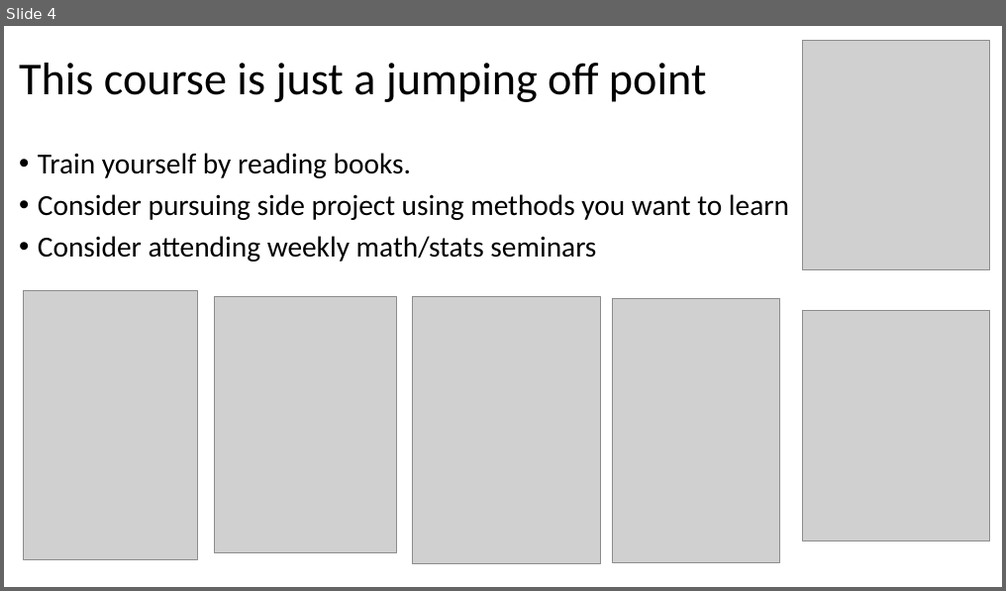
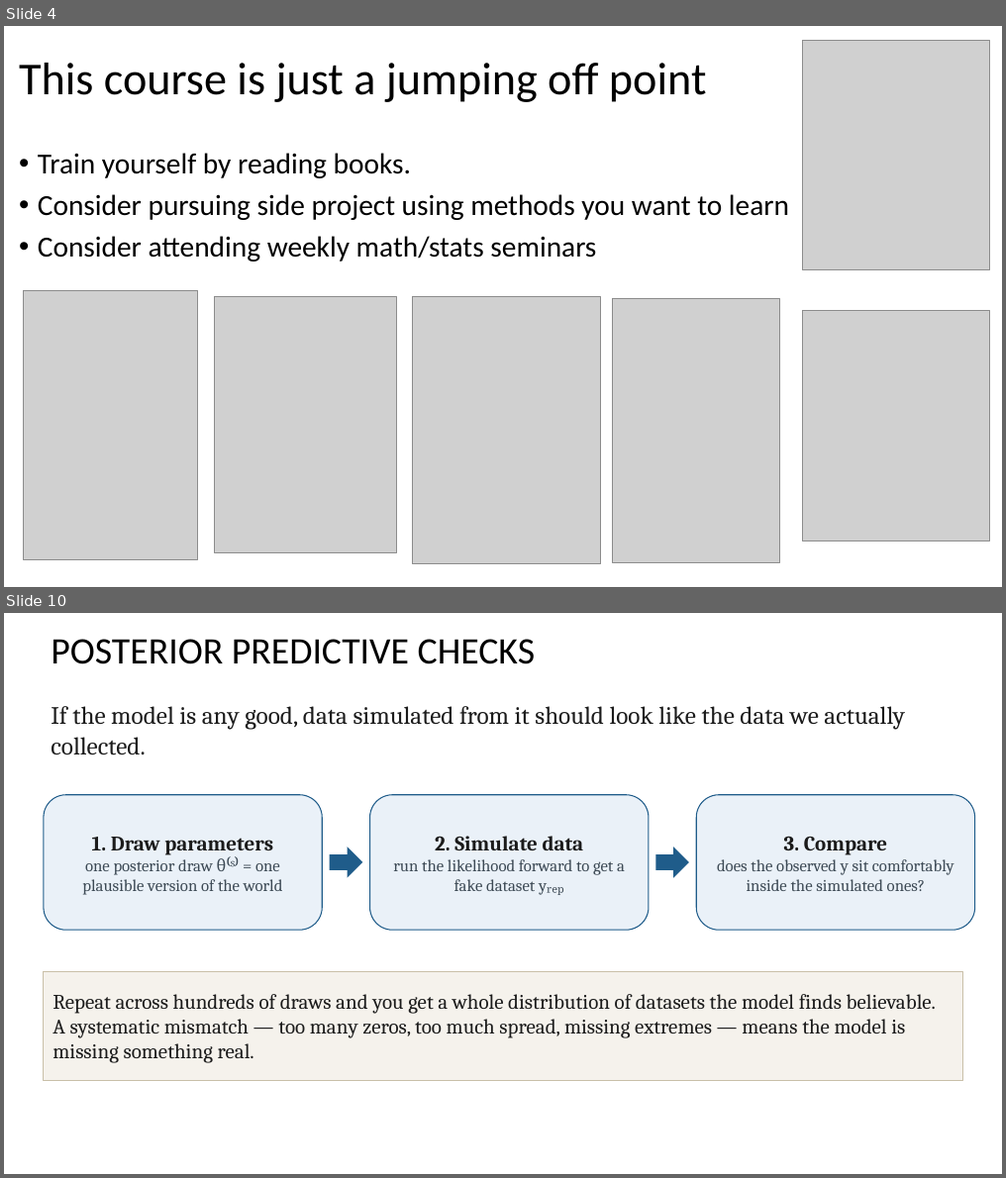
Before and after one commit to taaltree/FW536, a slide deck: Day5_BayesII/FW536_Day5_BayesII.pptx. Shown one above the other, each under a label of ours: slide 4 before the commit, slides 4 and 10 after it; the slides between them are not shown. The pictures are 1006x591 and 1006x1178 pixels, drawn with LibreOffice and Linux fonts; fonts in the diff are those of the drawing; grey boxes stand for pictures. Boxes give left, top, right and bottom in pixels: in the first picture for what was removed or moved away, otherwise in the second. Text is boxed around its words. In the diff, an @@ line names an element or a change of style, - is before the commit and + after.

```diff
--- a/Day5_BayesII/FW536_Day5_BayesII.pptx
+++ b/Day5_BayesII/FW536_Day5_BayesII.pptx
@@ slide 10 added at (x1=4, y1=613, x2=1002, y2=1174), background #FFFFFF @@
@@ text added at (x1=51, y1=639, x2=536, y2=664), 36 pt, text #000000 @@
+POSTERIOR PREDICTIVE CHECKS
@@ text added at (x1=51, y1=706, x2=905, y2=756), 24 pt, text #1B1B1B @@
+If the model is any good, data simulated from it should look like the data we actually collected.
@@ rounded rectangle added at (x1=44, y1=795, x2=322, y2=931), fill #EAF1F8, outline #1F5C8A 1 pt, 16 pt, text #3D4A55 @@
+1. Draw parameters
+one posterior draw θ⁽ˢ⁾ = one plausible version of the world
@@ rounded rectangle added at (x1=370, y1=795, x2=648, y2=931), fill #EAF1F8, outline #1F5C8A 1 pt, 16 pt, text #3D4A55 @@
+2. Simulate data
+run the likelihood forward to get a fake dataset yᵣₑₚ
@@ rounded rectangle added at (x1=696, y1=795, x2=975, y2=931), fill #EAF1F8, outline #1F5C8A 1 pt, 16 pt, text #3D4A55 @@
+3. Compare
+does the observed y sit comfortably inside the simulated ones?
@@ right arrow added at (x1=330, y1=847, x2=362, y2=878), fill #1F5C8A @@
@@ right arrow added at (x1=656, y1=847, x2=689, y2=878), fill #1F5C8A @@
@@ rectangle added at (x1=44, y1=971, x2=963, y2=1081), fill #F5F2EC, outline #C9BFA8 1 pt, 20 pt, text #1B1B1B @@
+Repeat across hundreds of draws and you get a whole distribution of datasets the model finds believable.
+A systematic mismatch — too many zeros, too much spread, missing extremes — means the model is missing something real.
```
Also in this commit, not shown: 4 slides changed, 8 other slides added, 1 slide removed, 4 other files.
